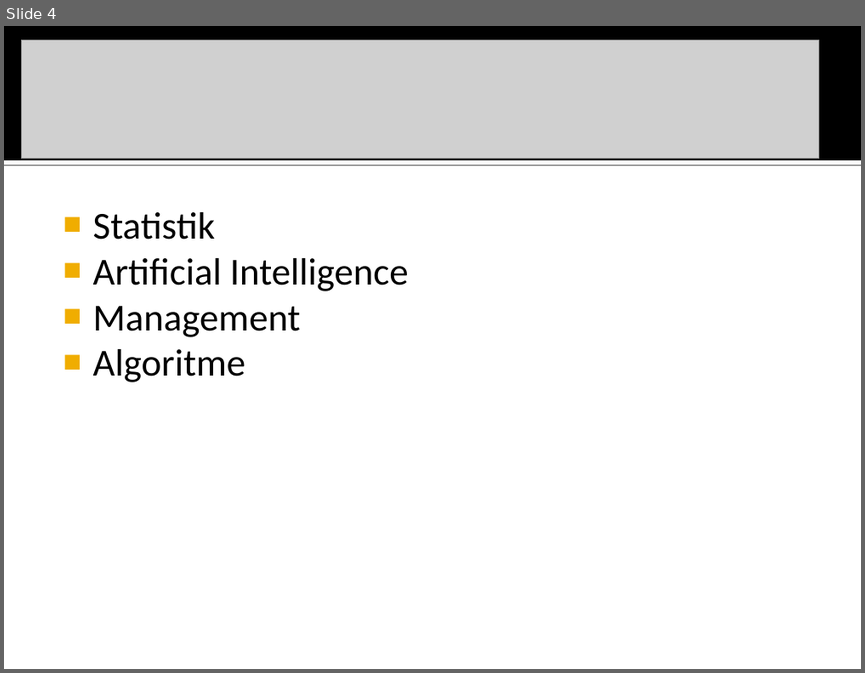
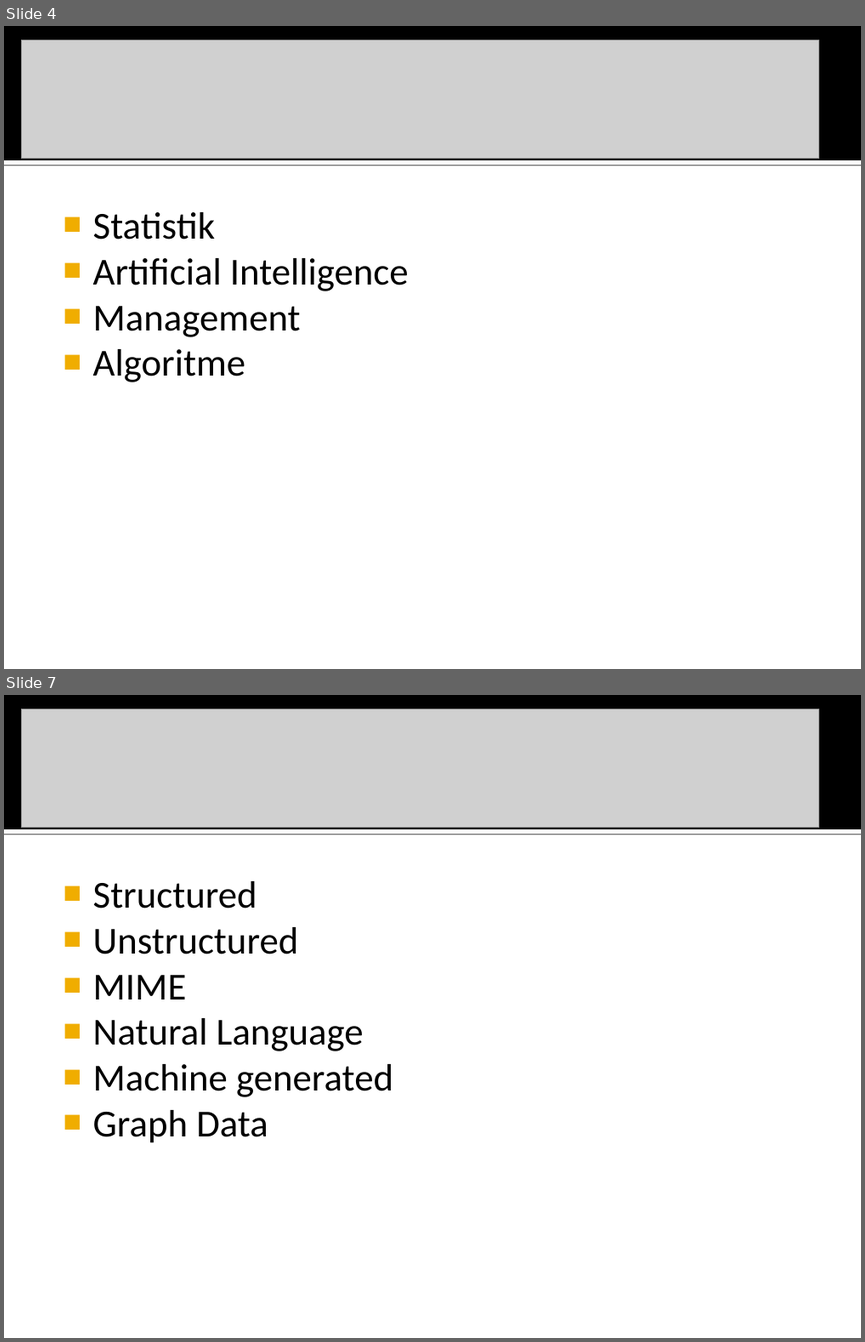
Before and after one commit to barliant/ikd415, a slide deck: Slides/Intelijen Data IKD415.ppt. Shown one above the other, each under a label of ours: slide 4 before the commit, slides 4 and 7 after it; the slides between them are not shown. The pictures are 865x673 and 865x1342 pixels, drawn with LibreOffice and Linux fonts; fonts in the diff are those of the drawing; grey boxes stand for pictures. Boxes give left, top, right and bottom in pixels: in the first picture for what was removed or moved away, otherwise in the second. Text is boxed around its words. In the diff, an @@ line names an element or a change of style, - is before the commit and + after.

Commit message:
Data peserta kuliah.

```diff
--- a/Slides/Intelijen Data IKD415.ppt
+++ b/Slides/Intelijen Data IKD415.ppt
@@ slide 7 added at (4, 695, 861, 1338), background #FFFFFF; not listed: 2 template elements that a slide beside it also shows @@
@@ picture added at (22, 709, 819, 828) @@
@@ text added at (93, 881, 393, 1143), 32 pt, text #000000 @@
+■ Structured
+■ Unstructured
+■ MIME
+■ Natural Language
+■ Machine generated
+■ Graph Data
```
Also in this commit, not shown: 3 other slides added, 3 other files.
